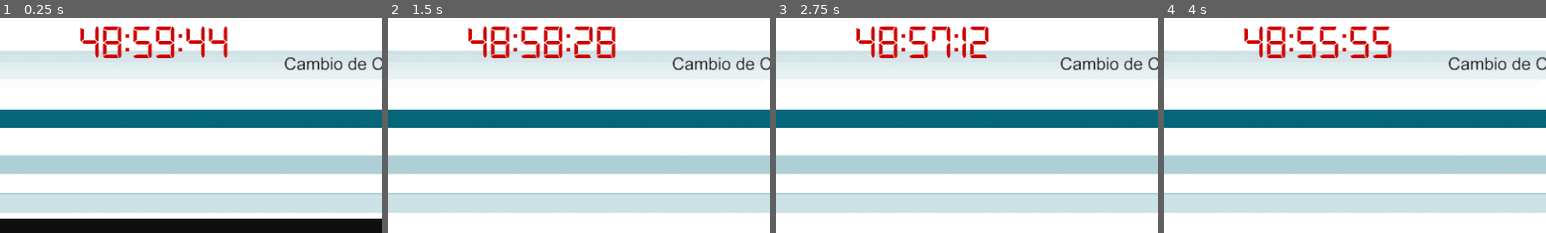
Above: before the commit, frames 1-4 (left to right).
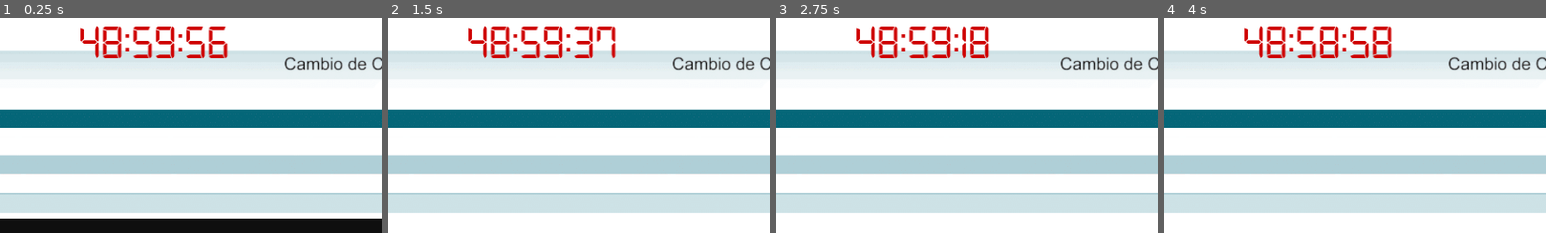
Above: after the commit, the same moments.

Repository: Piterpiojo/CVarPrototipo
Game: Godot game, scene res://Escenas/nivel3-recupero/nivel_3_recupero_contrasenia.tscn
The game is run twice, just before and just after one commit, with the same random seed, the same clock (stepped at 60 frames per second) and the same inputs. This scene is started directly instead of the project's main scene.
Inputs (mouse positions are % of the whole screen's width and height, from its top left):
- Up to frame 1 (0.25 s): no input
- Up to frame 2 (1.5 s): click (67, 57) at 0.52 s; type "12" at 0.6 s; click (67, 65) at 0.75 s; type "12" at 0.83 s; click (67, 74) at 0.98 s; type "12" at 1.07 s; move the mouse to (72, 45) at 1.27 s; click (72, 45) at 1.35 s
- Up to frame 3 (2.75 s): move the mouse to (30, 55) at 2.02 s; click (30, 55) at 2.1 s
- Up to frame 4 (4 s): move the mouse to (60, 28) at 2.77 s; click (60, 28) at 2.85 s; move the mouse to (45, 70) at 3.52 s; click (45, 70) at 3.6 s
The pictures show only the part of the screen within x 32-82%, y 3-53%; the shares and areas given below are measured in that part.

The runs differ from the first frame. In frame 1, 0.6% of the frame differs, in the area x 48-60%, y 3-19%; in frame 2, 0.4%; in frame 3, 0.3%; in frame 4, 0.3%.

Commit message:
organizando animacion

Diff:
--- a/Escenas/nivel3-recupero/nivel_3_recupero_contrasenia.tscn
+++ b/Escenas/nivel3-recupero/nivel_3_recupero_contrasenia.tscn
@@ -1,10 +1,11 @@
-[gd_scene load_steps=6 format=3 uid="uid://dlknlog2m1w1i"]
+[gd_scene load_steps=7 format=3 uid="uid://dlknlog2m1w1i"]
 
 [ext_resource type="FontFile" uid="uid://0smxyo876ro4" path="res://Sprites/fuentes/digital-7.ttf" id="1_1pygp"]
 [ext_resource type="Texture2D" uid="uid://cjjgeecnmxm23" path="res://Imagenes/recuperar_contrasenia/cambio_contrasenia12.png" id="1_g1oao"]
 [ext_resource type="Script" path="res://scripts/nivel_3_recupero_contrasenia.gd" id="1_jtls3"]
 [ext_resource type="PackedScene" uid="uid://b7jonfd41k68h" path="res://Escenas/cuadro_dialogo.tscn" id="2_ro64f"]
 [ext_resource type="Texture2D" uid="uid://bj844ikvy83d2" path="res://Sprites/NicePng_email-icon-png-transparent_903587.png" id="5_hs5fl"]
+[ext_resource type="Texture2D" uid="uid://b6syym0ycomal" path="res://Sprites/usuario.jpeg" id="6_8j1ev"]
 
 [node name="nivel3-recupero_contrasenia" type="Control"]
 layout_mode = 3
@@ -81,11 +82,17 @@
 layout_mode = 1
 
 [node name="segundos" type="Timer" parent="."]
-wait_time = 0.001
+wait_time = 0.05
 autostart = true
 
 [node name="NicePngEmail-icon-png-transparent903587" type="Sprite2D" parent="."]
 position = Vector2(1216, 248)
 texture = ExtResource("5_hs5fl")
 
+[node name="Usuario" type="Sprite2D" parent="."]
+visible = false
+position = Vector2(648, 280)
+scale = Vector2(0.307407, 0.27305)
+texture = ExtResource("6_8j1ev")
+
 [connection signal="timeout" from="segundos" to="." method="_on_segundos_timeout"]
--- a/scripts/Registro.gd
+++ b/scripts/Registro.gd
@@ -10,7 +10,6 @@
 	buscar_cuadros($ScrollContainer/TextureRect)
 	$CuadroDialogo.dialogos=CargaArchivos.cargar("nivel2")
 	$CuadroDialogo.comenzar()
-
 
 func eliminar_fake():
 	$ScrollContainer/TextureRect/fake.queue_free()
@@ -38,7 +37,6 @@
 func cambiar_dialogo():
 	$CuadroDialogo.sig_dialogo()
 
-
 func _on_pasaporte_pressed():
 	if $ScrollContainer/TextureRect/cuilBox.button_pressed == true:
 		$CuadroDialogo.mostrar_dialogo_unico("solo deberías tocar la opción de País de Emisión si seleccionamos Pasaporte.")
@@ -50,20 +48,21 @@
 				return true
 	return false
 
-
 func comprobar_respuesta():
 	return $ScrollContainer/TextureRect/respuesta_secreta.text == $ScrollContainer/TextureRect/respuesta_secreta_nuevamente.text && $ScrollContainer/TextureRect/respuesta_secreta.text != ""
 
 func comprobar_correo():
 	return $ScrollContainer/TextureRect/correo.text == $ScrollContainer/TextureRect/repetir_correo.text and $ScrollContainer/TextureRect/repetir_correo.text == $ScrollContainer/TextureRect/repetir_repeticion/TextEdit.text && $ScrollContainer/TextureRect/repetir_repeticion/TextEdit.text !=""
 
-
 func _on_enviar_pressed():
 	if comprobar_respuesta():
 		if(comprobar_correo()):
 			if(!hay_campos_vacios()):
-				llamar_dialogo("¡Felicidades!, pudiste poner toda tu información, ahora solo faltaría verificar tu contraseña. Acompañame.")
-				$Timer.start()
+				if($TextureRect/nombre9.text== "w62bc"):
+					llamar_dialogo("¡Felicidades!, pudiste poner toda tu información, ahora solo faltaría verificar tu contraseña. Acompañame.")
+					$Timer.start()
+				else:
+					llamar_dialogo("el codigo de seguridad es incorrecto")
 			else:
 				llamar_dialogo("te falto algun campo")
 		else:
@@ -77,13 +76,10 @@
 func llamar_dialogo(texto):
 	$CuadroDialogo.mostrar_dialogo_unico(texto)
 
-
 func _on_recargar_pressed():
 	contador_recarga +=1
 	if contador_recarga >3:
 		$CuadroDialogo.mostrar_dialogo_unico("deberia mostrar lo correcto")
-
-
 
 func _on_timer_timeout():
 	$AnimationPlayer.play("fin")
@@ -103,7 +99,6 @@
 			llamar_dialogo("lo lograste, vaciaste todo")
 			i = 0
 
-
 func deshabilitar_entrada():
 	$CuadroDialogo.deshabilitar()
 
Renamed: Sprites/confiada.png -> Sprites/ave/confiada.png
Not shown, changed: Sprites/ave/confiada.png.import
Renamed: Sprites/curiosa.png -> Sprites/ave/curiosa.png
Not shown, changed: Sprites/ave/curiosa.png.import
Renamed: Sprites/descompuesta.png -> Sprites/ave/descompuesta.png
Not shown, changed: Sprites/ave/descompuesta.png.import
Renamed: Sprites/ensenando.png -> Sprites/ave/ensenando.png
Not shown, changed: Sprites/ave/ensenando.png.import
Renamed: Sprites/estatico.png -> Sprites/ave/estatico.png
Not shown, changed: Sprites/ave/estatico.png.import
Renamed: Sprites/felicitaciones.png -> Sprites/ave/felicitaciones.png
Not shown, changed: Sprites/ave/felicitaciones.png.import
(and 8 more such lines)
